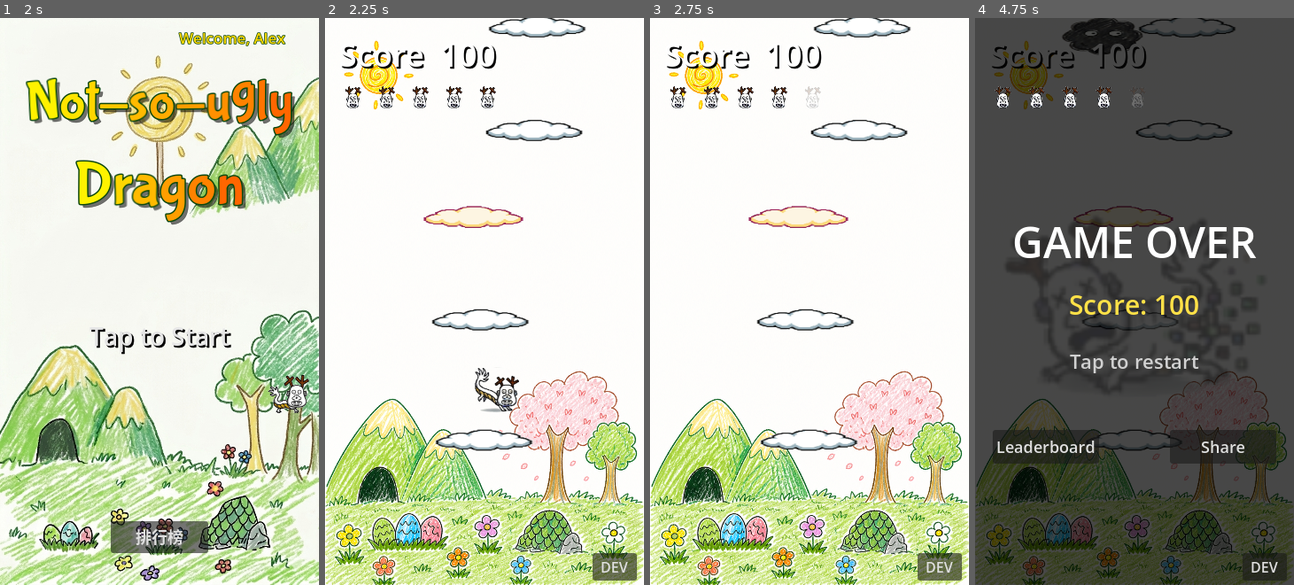
Above: before the commit, frames 1-4 (left to right).
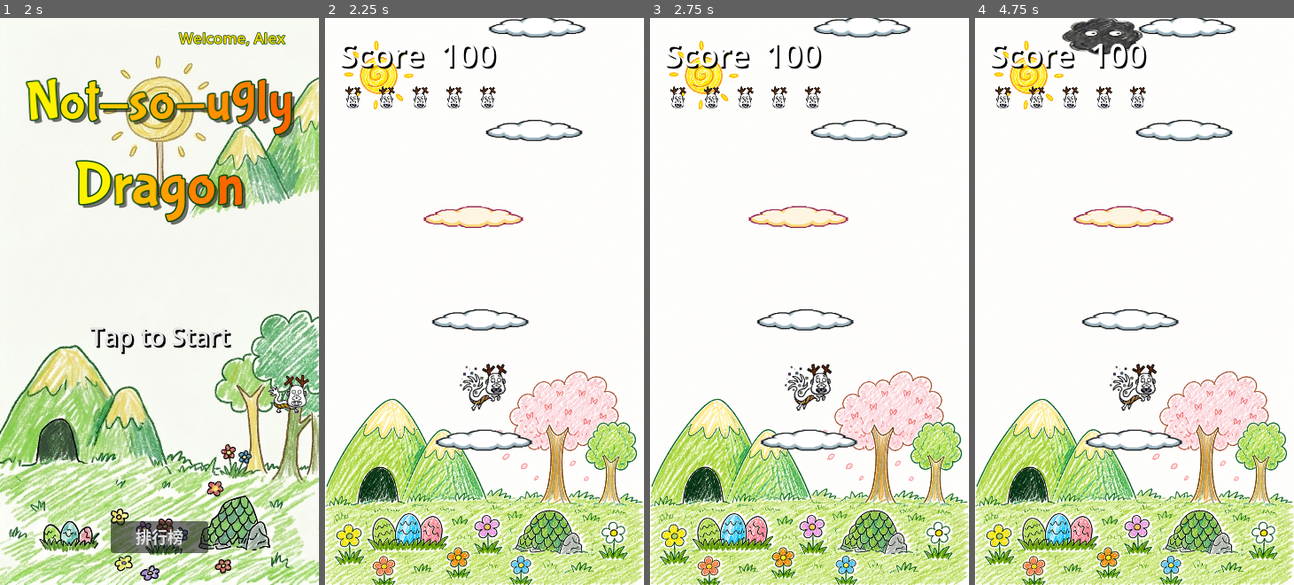
Above: after the commit, the same moments.

Repository: leo70623/Dragon_jump
Game: Godot game, scene res://start_screen.tscn
The game is run twice, just before and just after one commit, with the same random seed, the same clock (stepped at 60 frames per second) and the same inputs.
Inputs (mouse positions are in pixels of both pictures, inside the frame that each line leads up to):
- Up to frame 1 (2 s): click (159, 301) at 0.52 s; type "Alex" at 0.6 s; click "OK" at 1.25 s
- Up to frame 2 (2.25 s): tap Enter at 2 s; move the mouse to (554, 273) at 2.02 s; hold Right (ui_right) from 2.03 s (still down); click (554, 273) at 2.17 s
- Up to frame 3 (2.75 s): keep holding Right (ui_right)
- Up to frame 4 (4.75 s): release Right (ui_right) at 2.75 s; drag from (1070, 329) to (1134, 437) at 2.77 s; move the mouse to (1166, 176) at 3.52 s; hold Left (ui_left) 3.53-4.25 s; drag from (1118, 414) to (1185, 131) at 4.27 s

Frame 1 is identical in both runs. In frame 2, 1.5% of the frame differs, in the area x 42-98%, y 60-100%; in frame 3, 1.3%; in frame 4, 97%, in the area x 0-100%, y 0-100%.
Error after the commit: Parse Error: Cannot infer the type of "effective" variable because the value doesn't have a set type. (res://player.gd:114)

Commit message:
fix: improve accelerometer control with deadzone and non-linear curve

Diff:
--- a/player.gd
+++ b/player.gd
@@ -102,7 +102,21 @@
 func _get_move_direction() -> float:
 	if OS.has_feature("mobile"):
 		var gravity := Input.get_accelerometer()
-		return clampf(-gravity.x / 9.8, -1.0, 1.0)
+		# iOS portrait 模式：向右傾斜 gravity.x 為負，需要取負號
+		var tilt: float = -gravity.x
+
+		# deadzone：過濾手持時的微小晃動
+		var deadzone := 1.5
+		if abs(tilt) < deadzone:
+			return 0.0
+
+		# deadzone 之外的有效傾斜範圍（最大約 9.8）
+		var effective := tilt - (deadzone * sign(tilt))
+		var max_effective := 9.8 - deadzone
+
+		# 非線性曲線（平方），小傾斜精細、大傾斜快速
+		var normalized := clampf(effective / max_effective, -1.0, 1.0)
+		return sign(normalized) * pow(abs(normalized), 0.7)
 	return Input.get_axis("ui_left", "ui_right")
 
 func _physics_process(delta: float) -> void:
